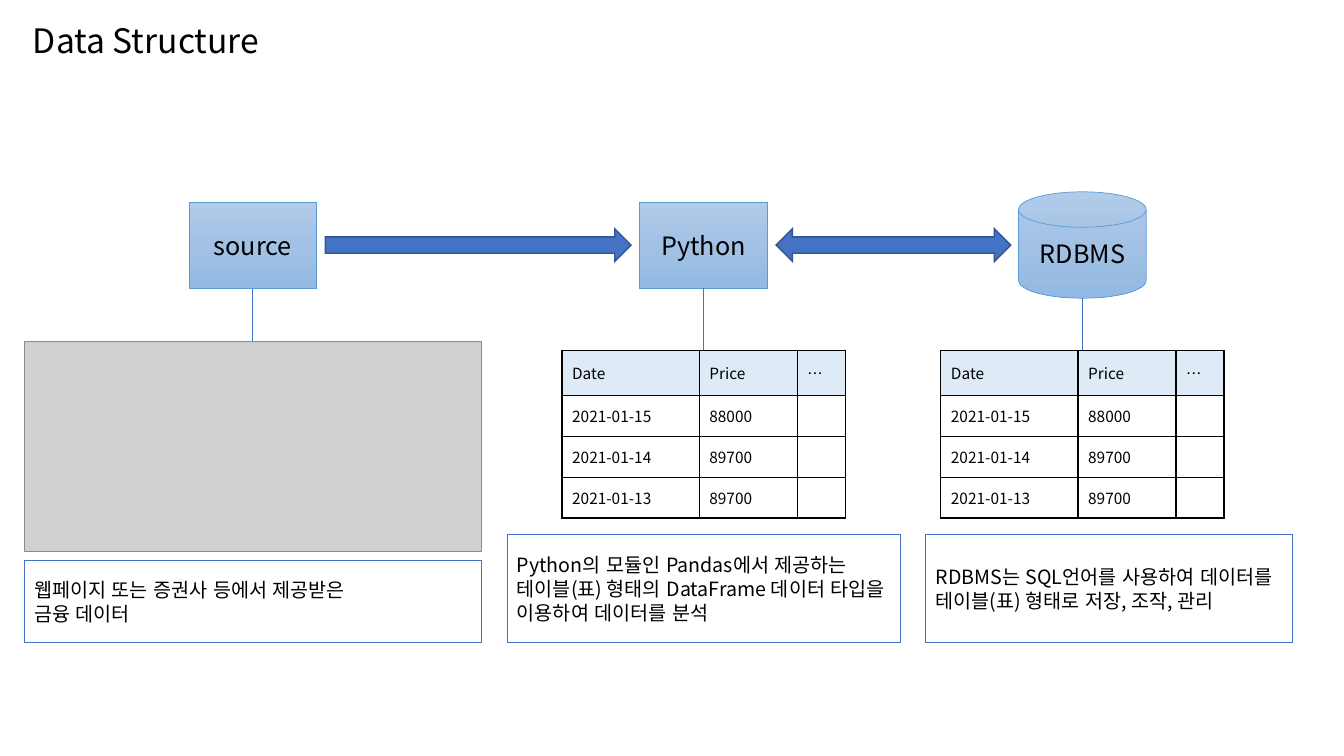
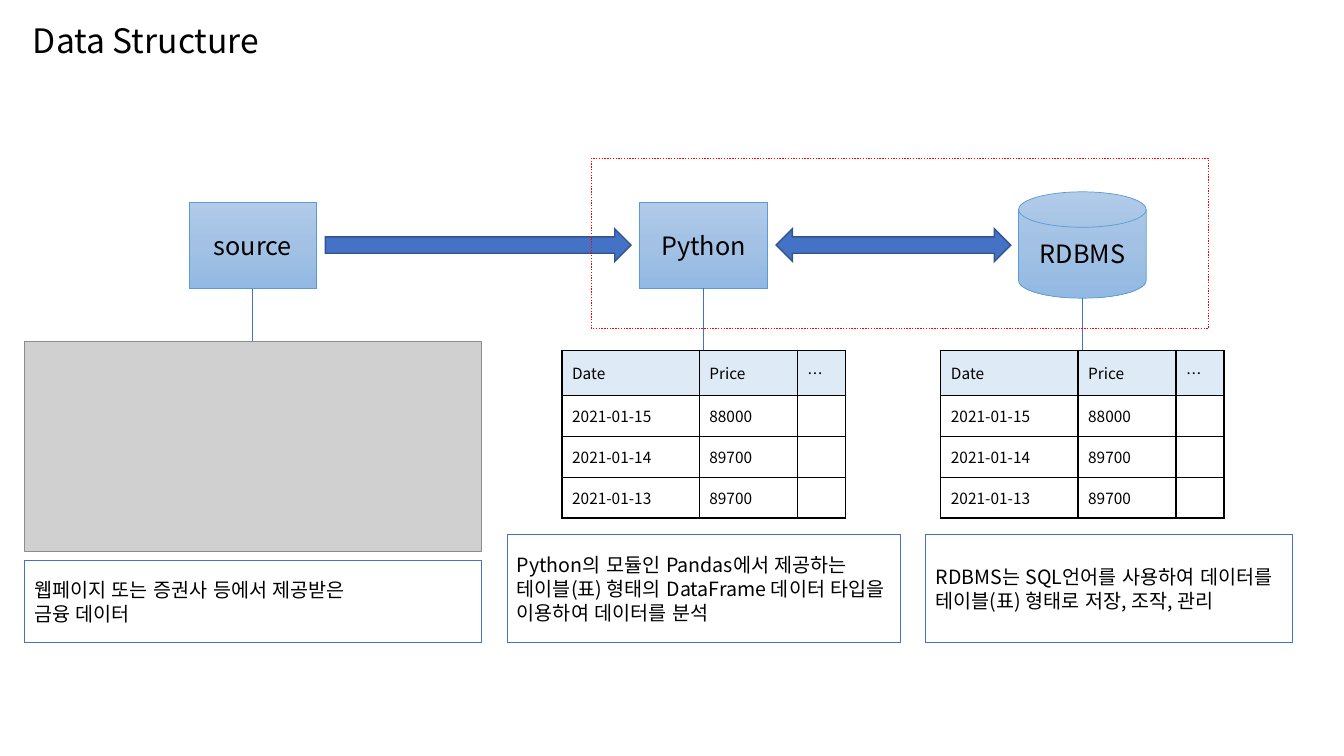
Before and after one commit to mybrainisopen/qubot, a slide deck: slide 3 of documents/qubot.pptx. Drawn at 1344x756 pixels with LibreOffice and Linux fonts; fonts in the diff are those of the drawing; grey boxes stand for pictures. Boxes give left, top, right and bottom in pixels: in the first picture for what was removed or moved away, otherwise in the second. Text is boxed around its words. In the diff, an @@ line names an element or a change of style, - is before the commit and + after.

```diff
--- a/documents/qubot.pptx
+++ b/documents/qubot.pptx
@@ rectangle added at bbox=[592, 158, 1209, 329], outline #FF0000 1 pt dashed @@
```
Also in this commit, not shown: 30 other files.
